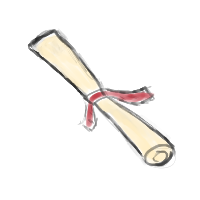
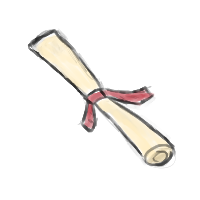
Layers edited between the first and the second 200 × 200 image:
painted on "Calque de dessin 2" over (x1=80, y1=87, x2=172, y2=164)
painted on "Calque de dessin 5" over (x1=80, y1=87, x2=172, y2=164)
painted on "Calque de dessin 3" over (x1=80, y1=87, x2=172, y2=164)
